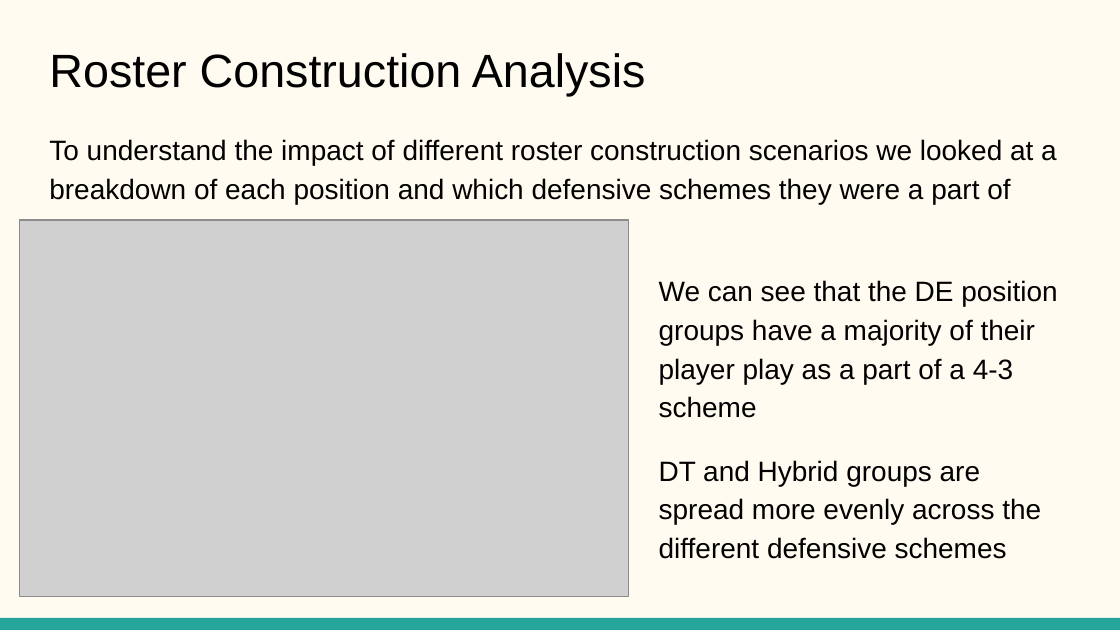
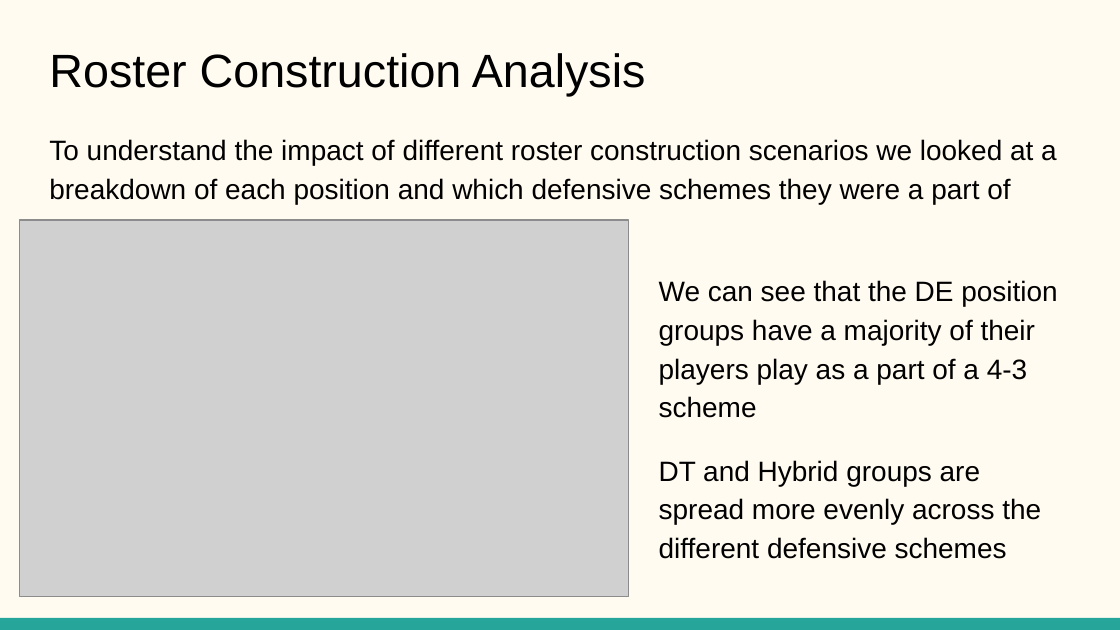
Before and after one commit to SportsInfoSolutions/AnalyticsChallenge2020, a slide deck: slide 41 of kushalcshah@outlook.com/Final Presentation.pptx. Drawn at 1120x630 pixels with LibreOffice and Linux fonts; fonts in the diff are those of the drawing; grey boxes stand for pictures. Boxes give left, top, right and bottom in pixels: in the first picture for what was removed or moved away, otherwise in the second. Text is boxed around its words. In the diff, an @@ line names an element or a change of style, - is before the commit and + after.

```diff
--- a/kushalcshah@outlook.com/Final Presentation.pptx
+++ b/kushalcshah@outlook.com/Final Presentation.pptx
@@ text at [659,280,1057,418]: text changed @@
-We can see that the DE position groups have a majority of their player play as a part of a 4-3 scheme
+We can see that the DE position groups have a majority of their players play as a part of a 4-3 scheme
```
Also in this commit, not shown: 1 other slide changed.
